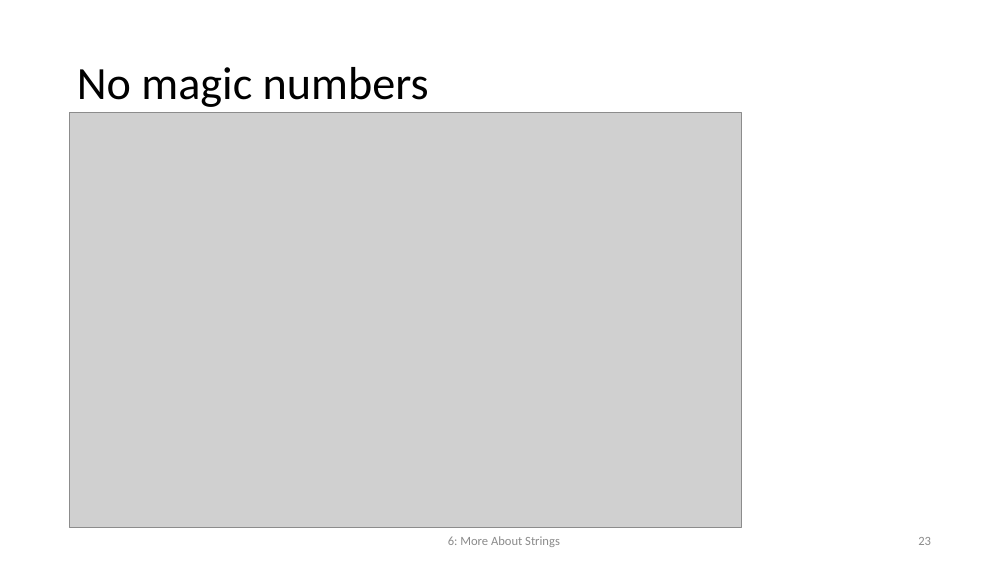
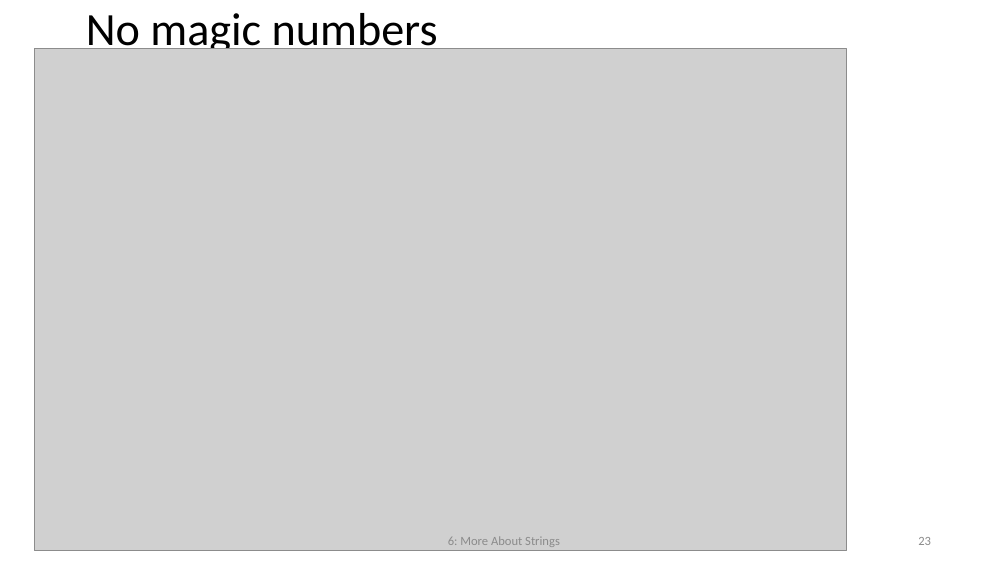
Before and after one commit to chriswu8/COMP2501, a slide deck: slide 23 of Lecture/2501Lesson06.pptx. Drawn at 1008x567 pixels with LibreOffice and Linux fonts; fonts in the diff are those of the drawing; grey boxes stand for pictures. Boxes give left, top, right and bottom in pixels: in the first picture for what was removed or moved away, otherwise in the second. Text is boxed around its words. In the diff, an @@ line names an element or a change of style, - is before the commit and + after.

```diff
--- a/Lecture/2501Lesson06.pptx
+++ b/Lecture/2501Lesson06.pptx
@@ title "No magic numbers": place and size @@
-title "No magic numbers" at <box>77,67,429,107</box>
+title "No magic numbers" at <box>86,13,438,56</box>
@@ picture: place and size @@
-picture at <box>70,112,741,528</box>
+picture at <box>34,48,846,551</box>
```
Also in this commit, not shown: 5 other slides changed, 23 other files.
